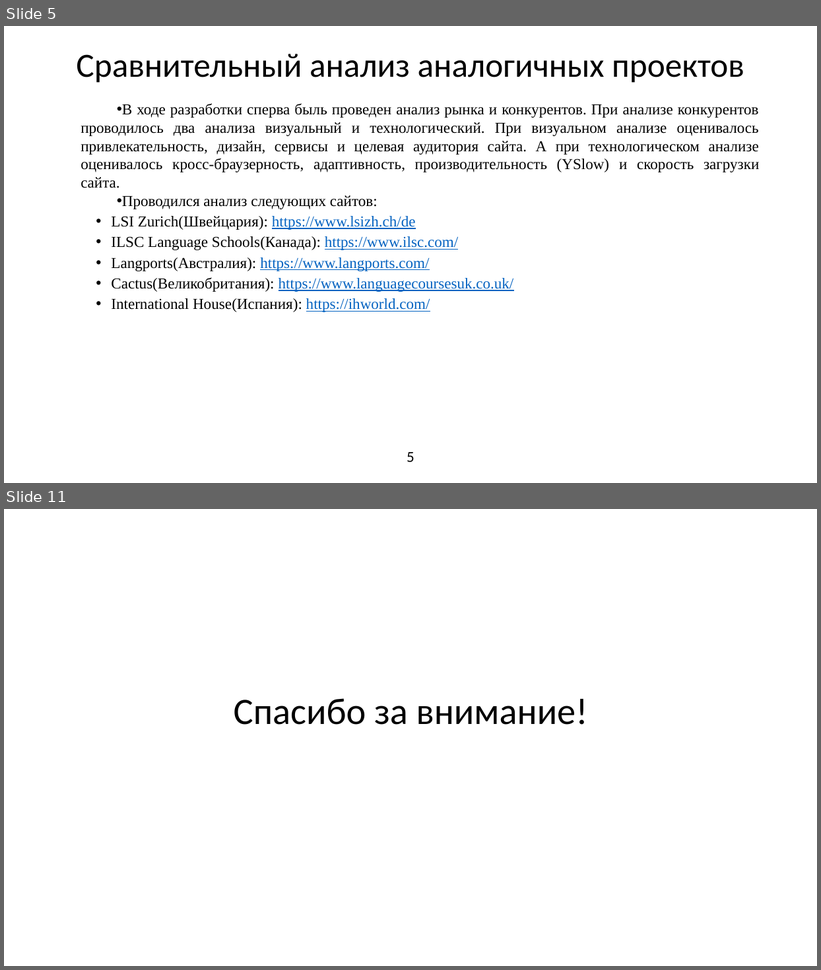
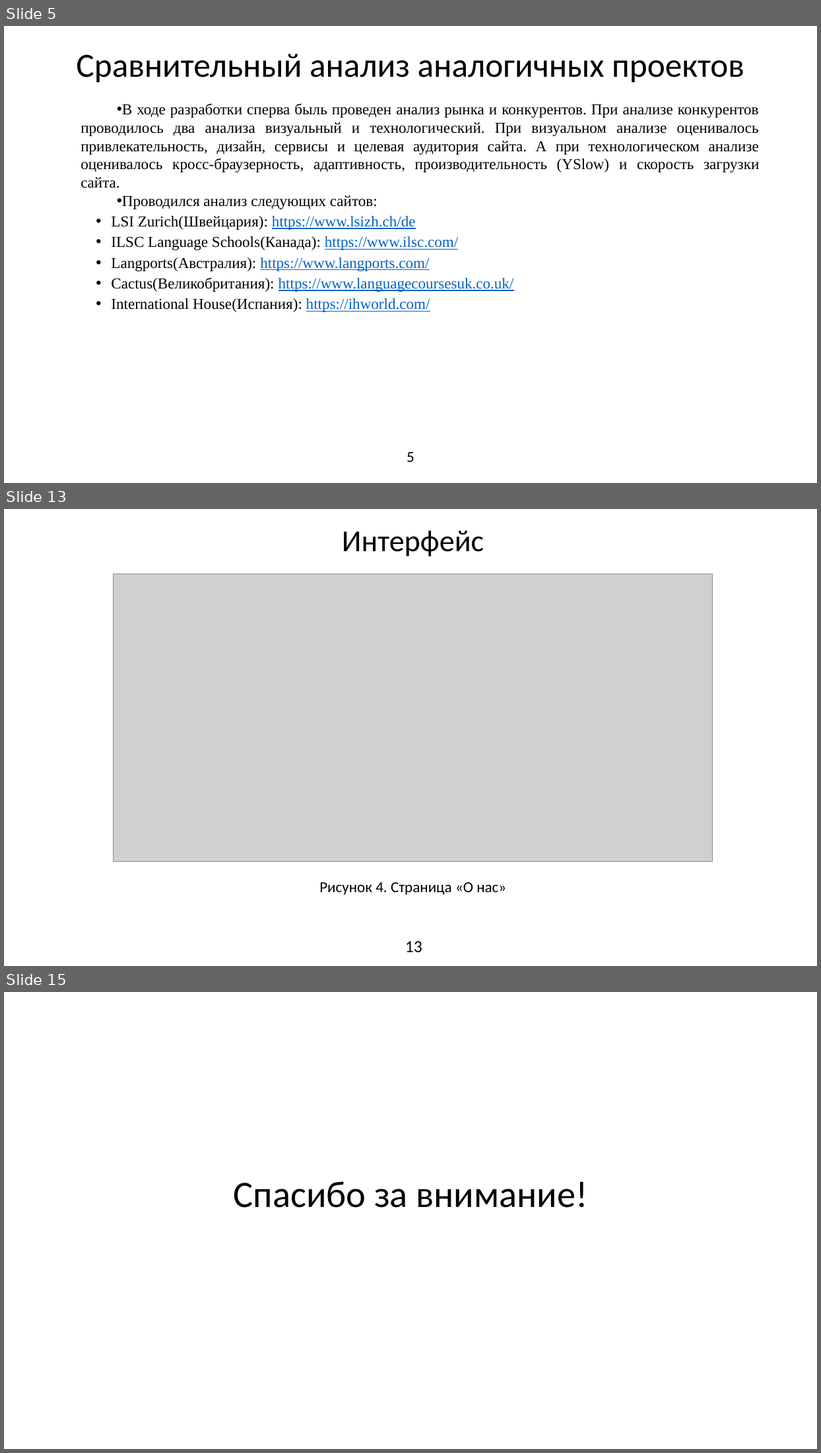
Before and after one commit to DiasEslyamov/github.io, a slide deck: Презентация для экзамена.pptx. Shown one above the other, each under a label of ours: slides 5 and 11 before the commit, slides 5, 13 and 15 after it; the slides between them are not shown. The pictures are 821x970 and 821x1453 pixels, drawn with LibreOffice and Linux fonts; fonts in the diff are those of the drawing; grey boxes stand for pictures. Boxes give left, top, right and bottom in pixels: in the first picture for what was removed or moved away, otherwise in the second. Text is boxed around its words. In the diff, an @@ line names an element or a change of style, - is before the commit and + after.

```diff
--- a/Презентация для экзамена.pptx
+++ b/Презентация для экзамена.pptx
@@ slide 13 added at (4, 509, 817, 966), background #FFFFFF @@
@@ title added at (342, 530, 484, 557), 36 pt, text #000000 @@
+Интерфейс
@@ picture added at (113, 574, 713, 861) @@
@@ text added at (319, 883, 506, 895), 18 pt, text #000000 @@
+Рисунок 4. Страница «О нас»
@@ page number added at (405, 941, 422, 953), 20 pt, text #000000 @@
+13
@@ what was slide 11 is now slide 15 @@
```
Also in this commit, not shown: 4 slides changed, 4 other slides added, 1 slide removed.
